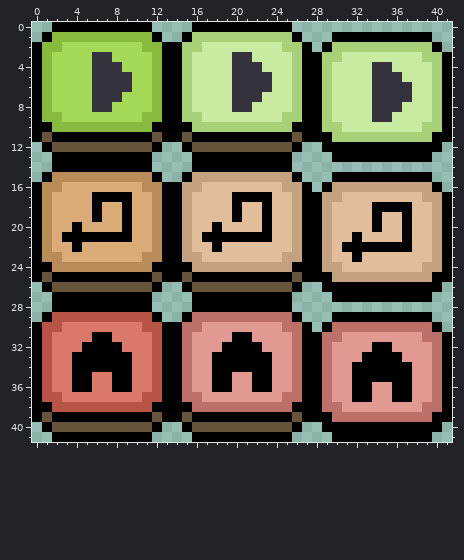
A pixel-art sprite gets an edit: res/urm_buttons.png. The picture above was drawn from the file before the commit.
The file is 168x168 pixels, drawn in blocks of 4x4; one block is one cell here.
Once edited:
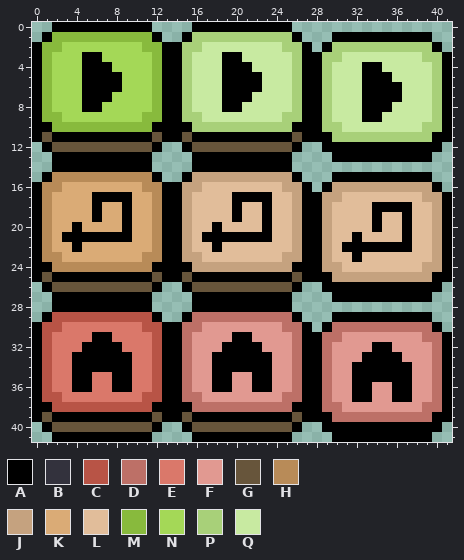
Palette (. is transparent): A #000000  B #33323d  C #b85446  D #bd7067  E #da786a  F #e19991  G #67553b  H #b88b58  J #c5a27f  K #daab76  L #e1bd9a  M #88ba3d  N #a4d857  P #a8d079  Q #c8eaa1
From old to new:
Colour B gives way to colour A in row 3 at x 6 and 20; in row 4 at x 6 to 7, 20 to 21 and 34; in row 5 at x 6 to 8, 20 to 22 and 34 to 35; in row 6 at x 6 to 8, 20 to 22 and 34 to 36; in row 7 at x 6 to 7, 20 to 21 and 34 to 36; in row 8 at x 6, 20 and 34 to 35.
Colour B gives way to colour A in row 9 at x 34.
Colour N gives way to colour A in rows 3 to 8 at x 5.
Colour Q gives way to colour A in row 3 at x 19; in rows 4 to 8 at x 19 and 33; in row 9 at x 33.
Colour B gives way to colour N in row 3 at x 7; in row 4 at x 8; in rows 5 to 6 at x 9; in row 7 at x 8; in row 8 at x 7.
Colour B gives way to colour Q in row 3 at x 21; in row 4 at x 22 and 35; in row 5 at x 23 and 36; in row 6 at x 23 and 37; in row 7 at x 22 and 37; in row 8 at x 21 and 36.
Colour B gives way to colour Q in row 9 at x 35.
Boxes around the changes in both pictures, in picture pixels (x1, y1, x2, y2):
changed: (82, 52, 132, 112)
changed: (222, 52, 272, 112)
changed: (362, 62, 412, 122)
